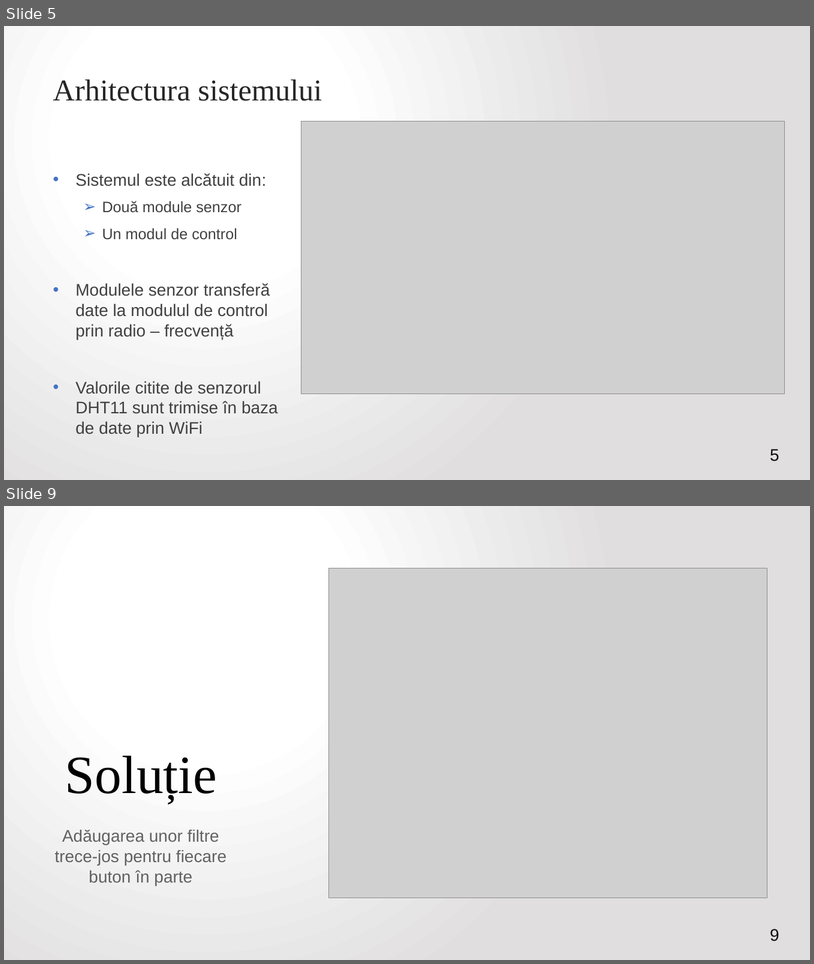
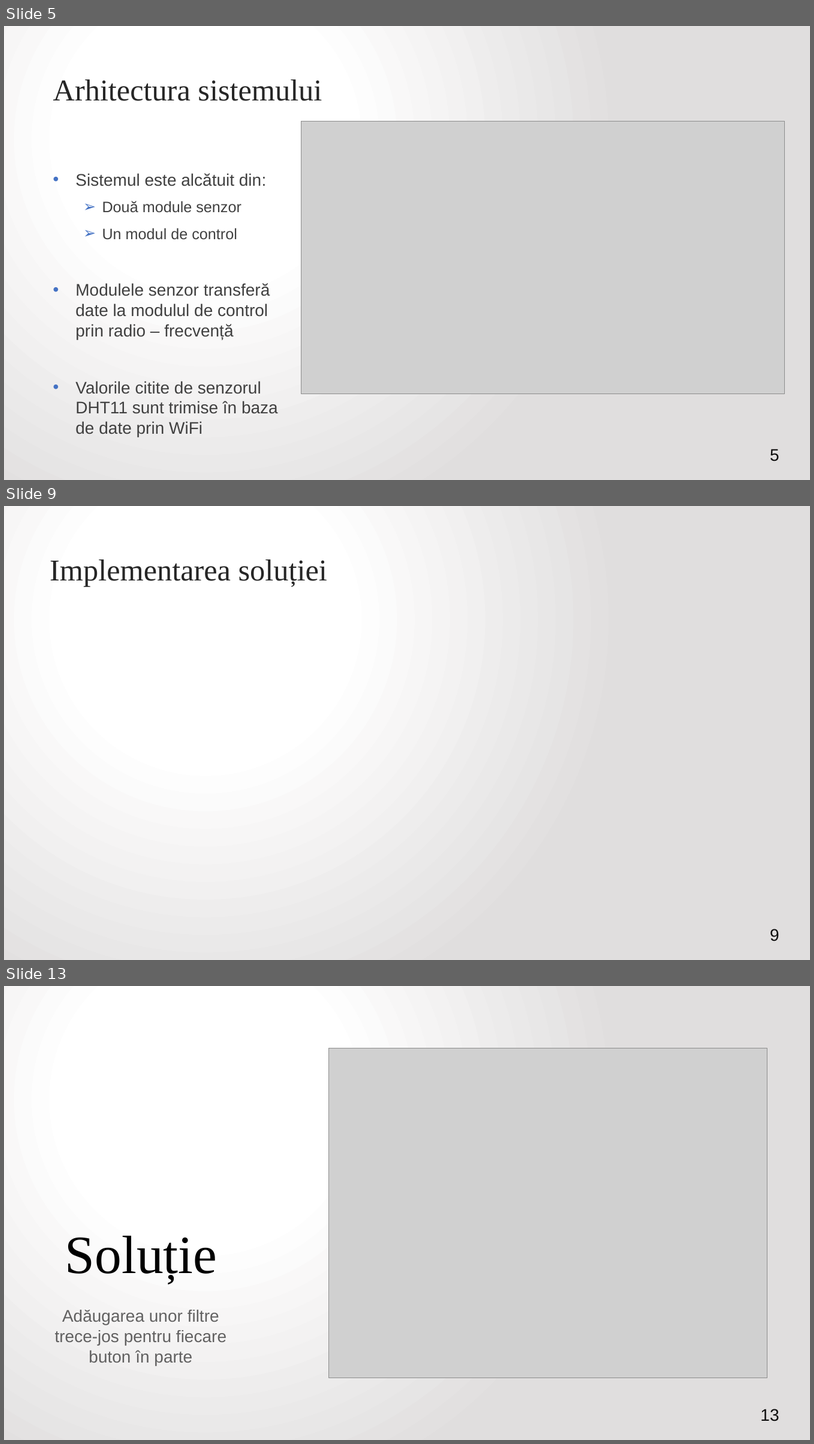
Before and after one commit to VitomirDragan/TemperatureManagement-IOT-, a slide deck: Prezentare/Termostat inteligent controlat printr-o aplicație web.pptx. Shown one above the other, each under a label of ours: slides 5 and 9 before the commit, slides 5, 9 and 13 after it; the slides between them are not shown. The pictures are 814x964 and 814x1444 pixels, drawn with LibreOffice and Linux fonts; fonts in the diff are those of the drawing; grey boxes stand for pictures. Boxes give left, top, right and bottom in pixels: in the first picture for what was removed or moved away, otherwise in the second. Text is boxed around its words. In the diff, an @@ line names an element or a change of style, - is before the commit and + after.

```diff
--- a/Prezentare/Termostat inteligent controlat printr-o aplicație web.pptx
+++ b/Prezentare/Termostat inteligent controlat printr-o aplicație web.pptx
@@ slide 9 added at [4,506,810,960], background gradient #FFFFFF to #E1DFDF @@
@@ title added at [50,559,327,586], 36 pt, text #262626 @@
+Implementarea soluției
@@ page number added at [770,928,780,941], 20 pt, text #0D0D0D @@
+9
@@ what was slide 9 is now slide 13 @@
@@ page number at [761,1408,779,1421]: text changed @@
-9
+13
```
Also in this commit, not shown: 2 slides changed, 5 other slides added, 2 slides removed, 2 other files.
